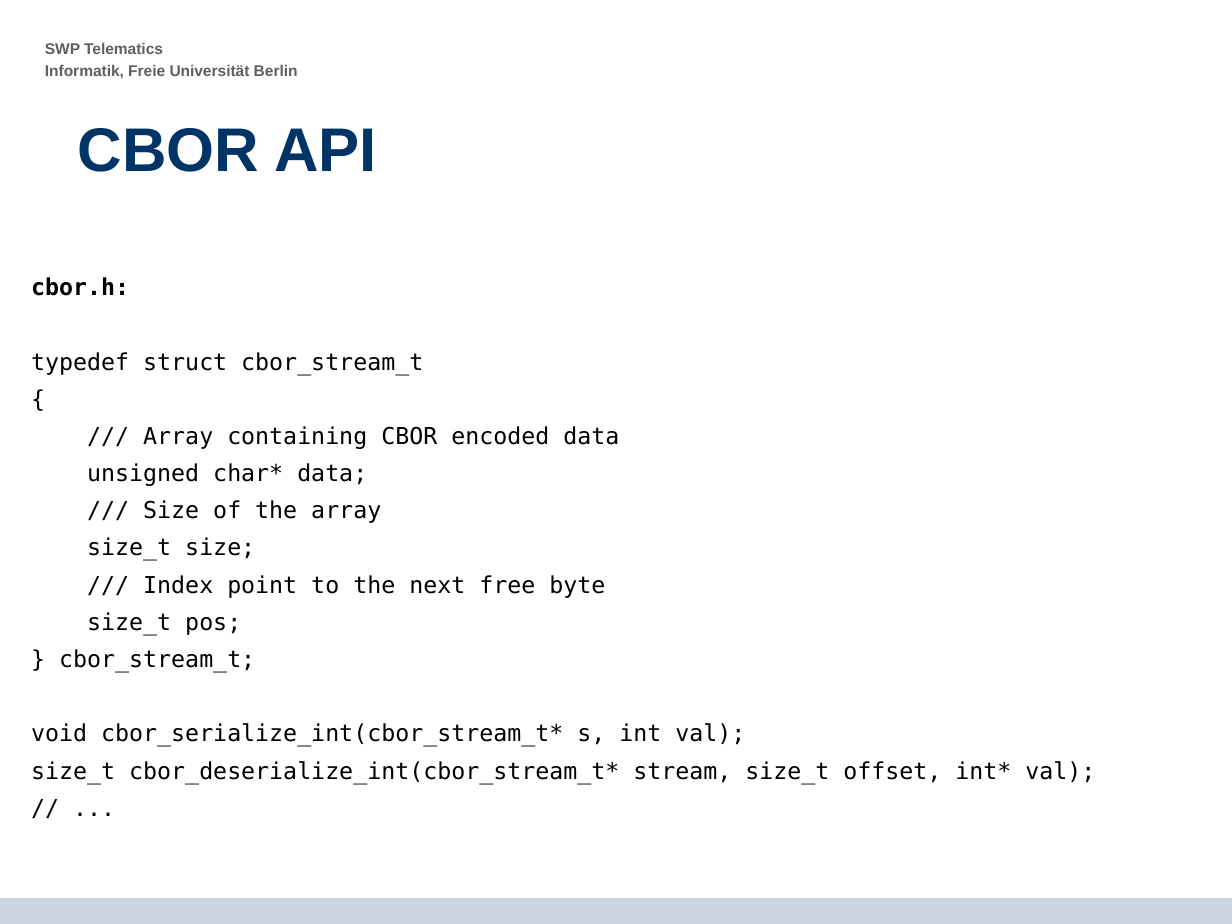
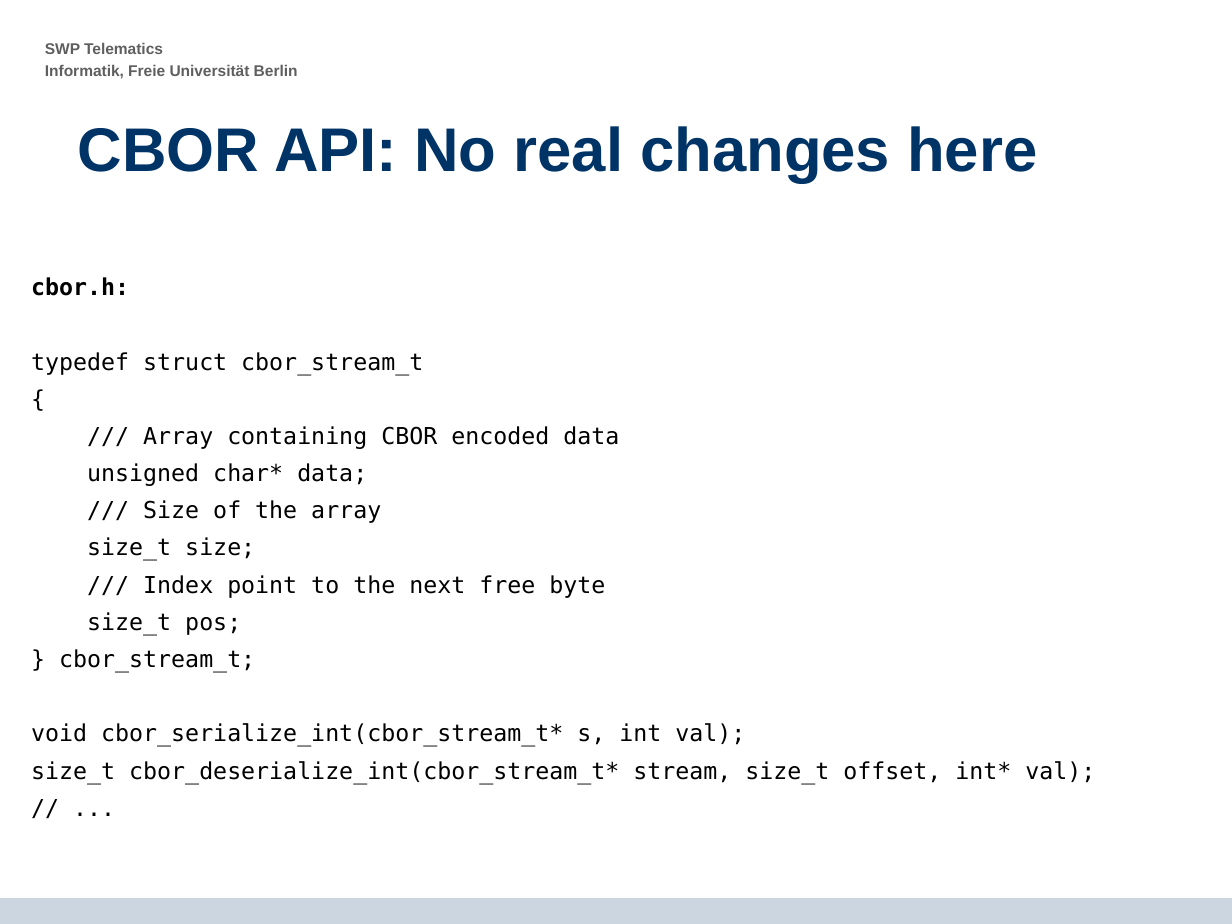
Before and after one commit to krf/cbor-for-riot, a slide deck: slide 6 of CBOR-Presentation_2014-06-17.odp (slide 5 before the commit). Drawn at 1232x924 pixels with LibreOffice and Linux fonts; fonts in the diff are those of the drawing; background and template pictures are left out. Boxes give left, top, right and bottom in pixels: in the first picture for what was removed or moved away, otherwise in the second. Text is boxed around its words. In the diff, an @@ line names an element or a change of style, - is before the commit and + after.

```diff
--- a/CBOR-Presentation_2014-06-17.odp
+++ b/CBOR-Presentation_2014-06-17.odp
@@ title at bbox=[78, 126, 1037, 183]: text changed @@
-CBOR API
+CBOR API: No real changes here
```
Also in this commit, not shown: 4 other slides changed, 4 slides added, 1 slide removed.
